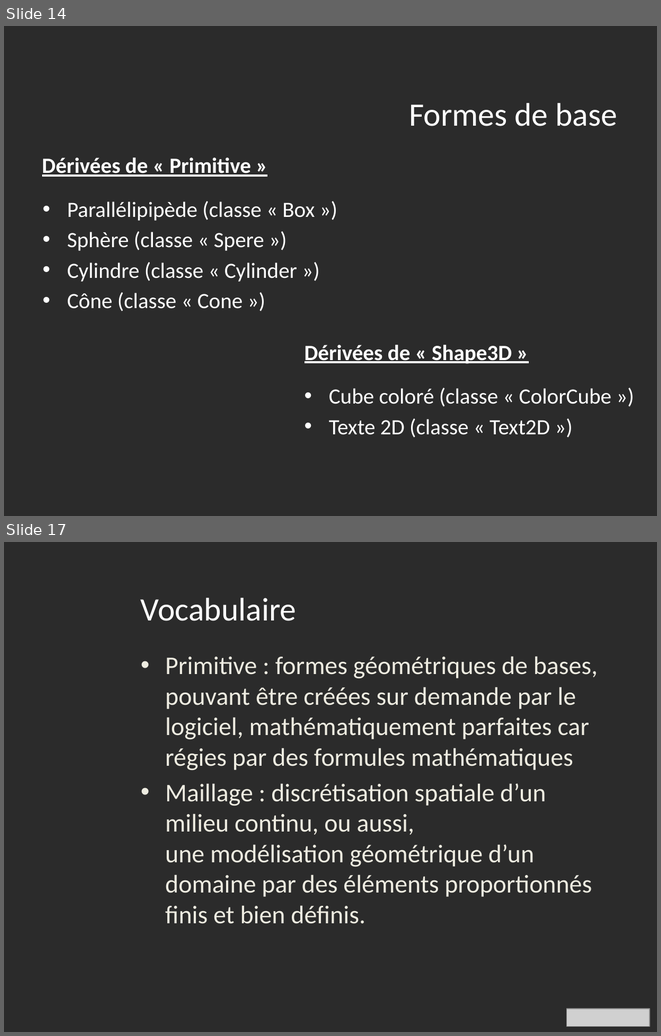
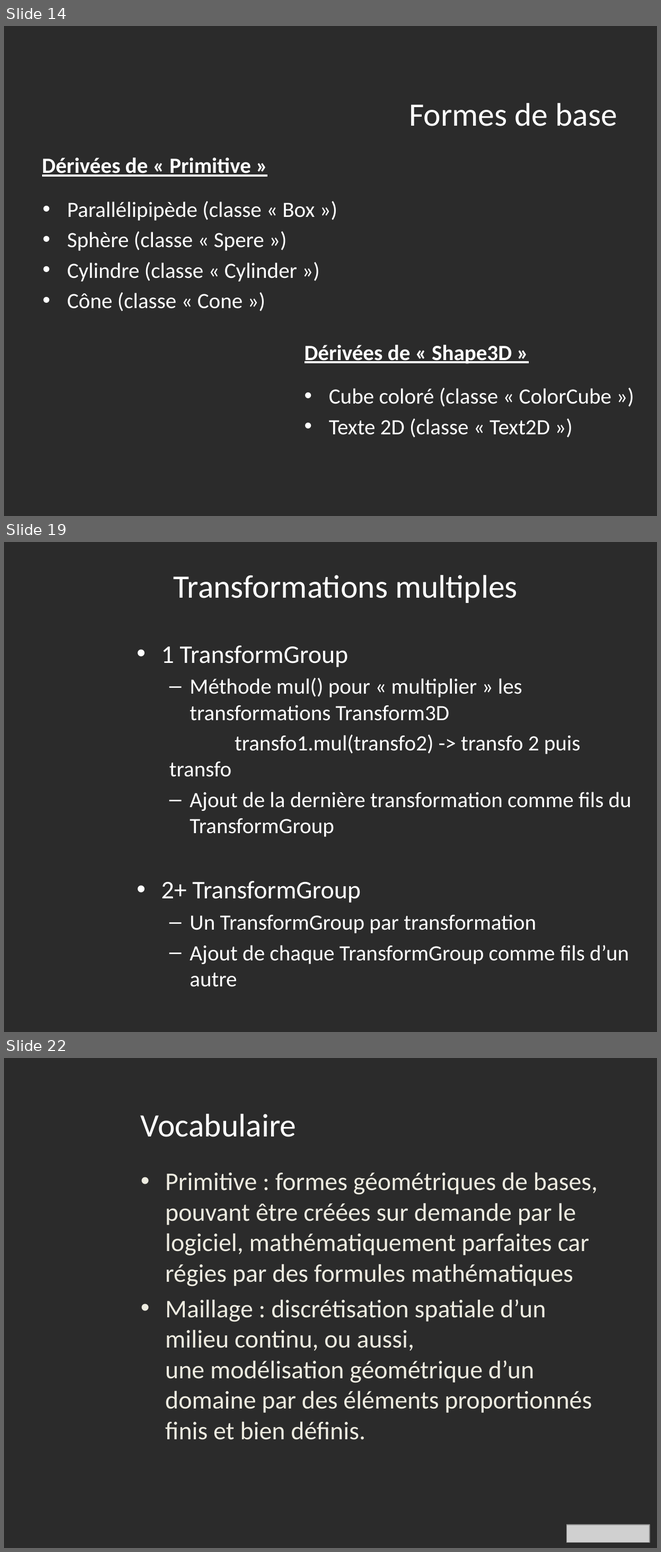
Before and after one commit to IlsanS/Math3D, a slide deck: powerpoint/Présentation1_Ben.pptx. Shown one above the other, each under a label of ours: slides 14 and 17 before the commit, slides 14, 19 and 22 after it; the slides between them are not shown. The pictures are 661x1036 and 661x1552 pixels, drawn with LibreOffice and Linux fonts; fonts in the diff are those of the drawing; grey boxes stand for pictures; background and template pictures are left out; a plain dark background stands for a picture behind light text. Boxes give left, top, right and bottom in pixels: in the first picture for what was removed or moved away, otherwise in the second. Text is boxed around its words. In the diff, an @@ line names an element or a change of style, - is before the commit and + after.

```diff
--- a/powerpoint/Présentation1_Ben.pptx
+++ b/powerpoint/Présentation1_Ben.pptx
@@ slide 19 added at box(4, 542, 657, 1032), background picture (left out) @@
@@ title added at box(174, 575, 518, 603), 36 pt, text #FFFFFF @@
+Transformations multiples
@@ text added at box(161, 645, 632, 987), 24 pt, text #FFFFFF @@
+• 1 TransformGroup
+  – Méthode mul() pour « multiplier » les transformations Transform3D
+  transfo1.mul(transfo2) -> transfo 2 puis transfo
+  – Ajout de la dernière transformation comme fils du TransformGroup
+• 2+ TransformGroup
+  – Un TransformGroup par transformation
+  – Ajout de chaque TransformGroup comme fils d’un autre
@@ what was slide 17 is now slide 22 @@
```
Also in this commit, not shown: 1 slide changed, 4 other slides added, 2 other files.
